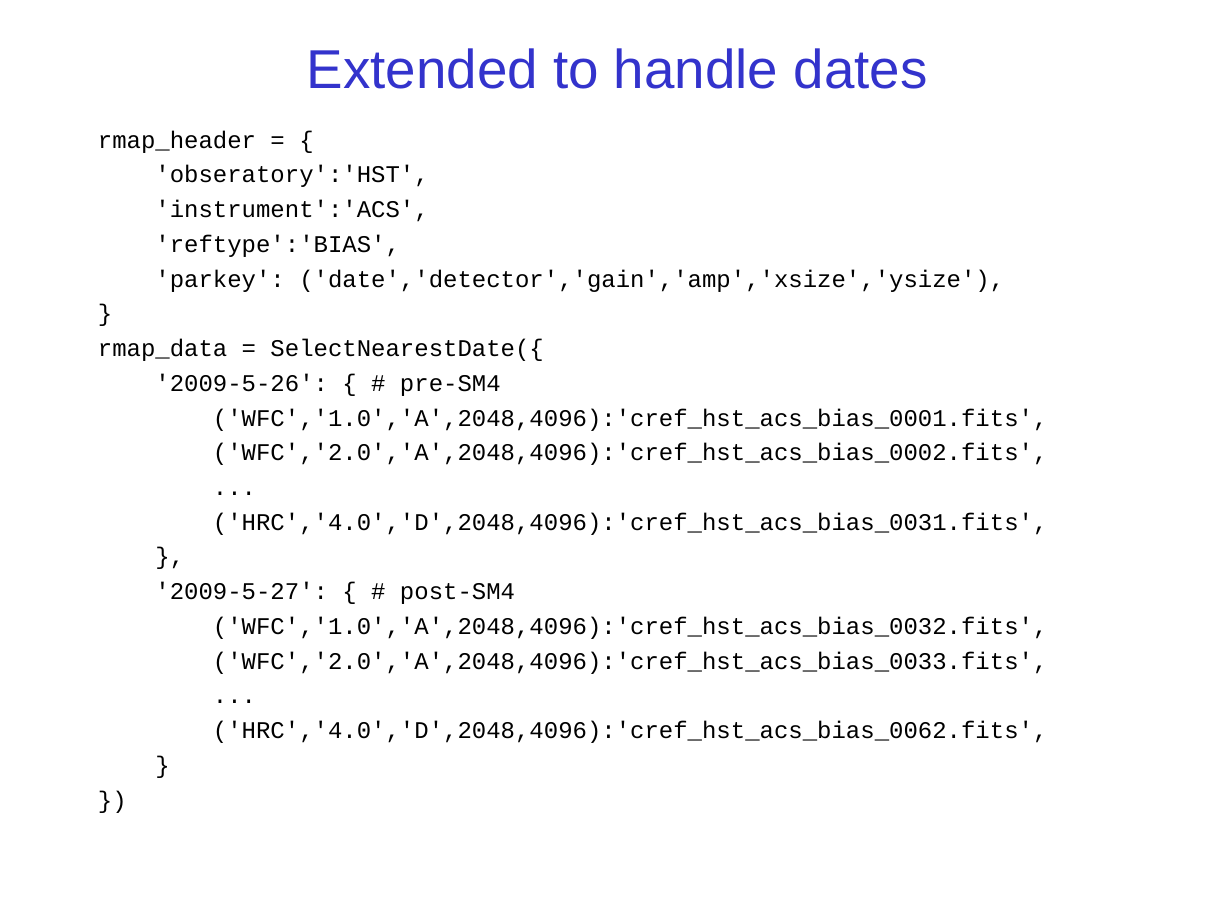
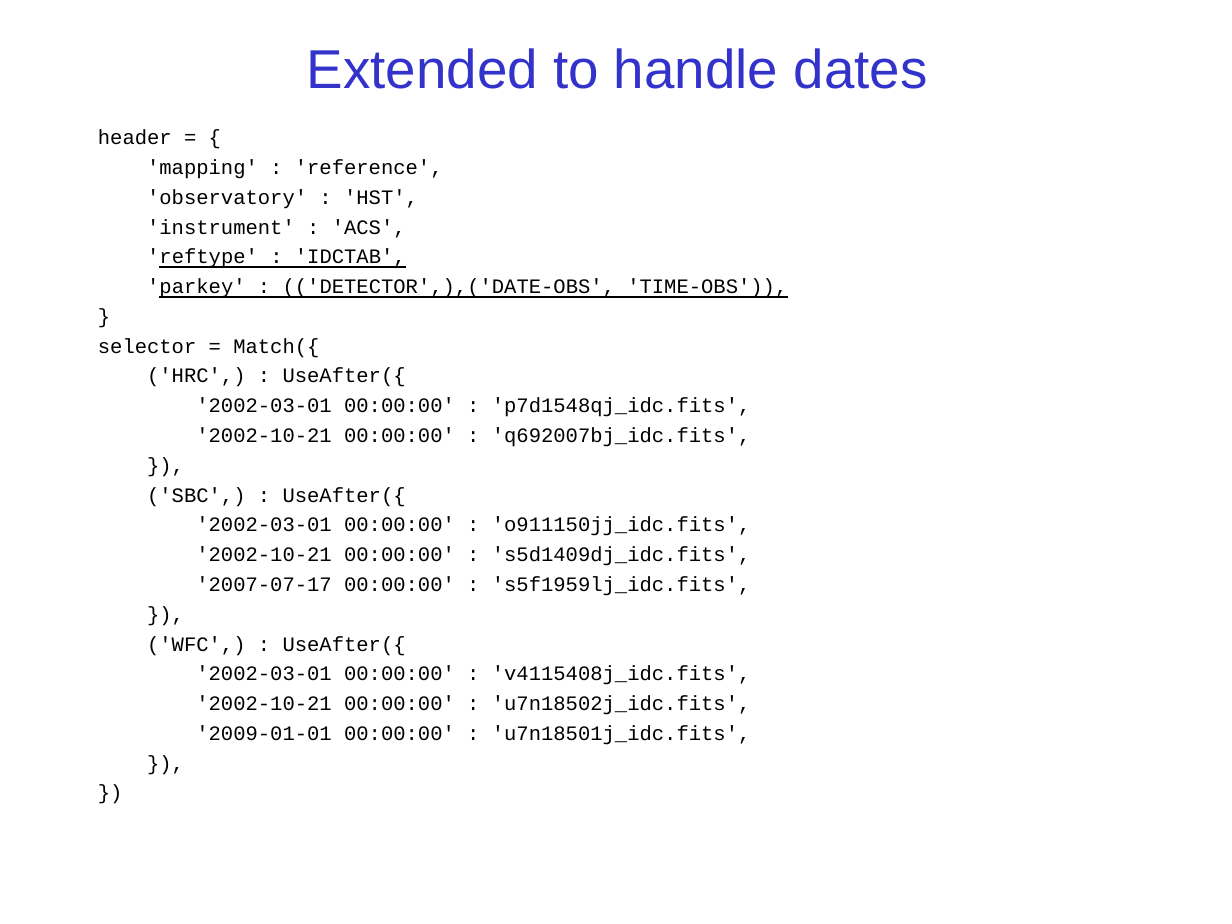
Before and after one commit to spacetelescope/crds, a slide deck: slide 10 of docs/CRDSforACM.ppt. Drawn at 1232x924 pixels with LibreOffice and Linux fonts; fonts in the diff are those of the drawing; background and template pictures are left out. Boxes give left, top, right and bottom in pixels: in the first picture for what was removed or moved away, otherwise in the second. Text is boxed around its words. In the diff, an @@ line names an element or a change of style, - is before the commit and + after.

Commit message:
Updated CRDSforACM presentation for current rmap format.

```diff
--- a/docs/CRDSforACM.ppt
+++ b/docs/CRDSforACM.ppt
@@ text "header = {" at (98, 130, 787, 745): size 14 to 12 pt in "}", "})"; indent changed @@
@@ text at (98, 130, 787, 298): text changed; size 14 to 12 pt @@
-rmap_header = {
-'obseratory':'HST',
-'instrument':'ACS',
-'reftype':'BIAS',
-'parkey': ('date','detector','gain','amp','xsize','ysize'),
+header = {
+'mapping' : 'reference',
+'observatory' : 'HST',
+'instrument' : 'ACS',
+'reftype' : 'IDCTAB',
+'parkey' : (('DETECTOR',),('DATE-OBS', 'TIME-OBS')),
@@ text at (98, 338, 751, 745): text changed; size 14 to 12 pt @@
-rmap_data = SelectNearestDate({
-'2009-5-26': { # pre-SM4
-('WFC','1.0','A',2048,4096):'cref_hst_acs_bias_0001.fits',
-('WFC','2.0','A',2048,4096):'cref_hst_acs_bias_0002.fits',
-...
-('HRC','4.0','D',2048,4096):'cref_hst_acs_bias_0031.fits',
-},
-'2009-5-27': { # post-SM4
-('WFC','1.0','A',2048,4096):'cref_hst_acs_bias_0032.fits',
-('WFC','2.0','A',2048,4096):'cref_hst_acs_bias_0033.fits',
-...
-('HRC','4.0','D',2048,4096):'cref_hst_acs_bias_0062.fits',
-}
+selector = Match({
+('HRC',) : UseAfter({
+'2002-03-01 00:00:00' : 'p7d1548qj_idc.fits',
+'2002-10-21 00:00:00' : 'q692007bj_idc.fits',
+}),
+('SBC',) : UseAfter({
+'2002-03-01 00:00:00' : 'o911150jj_idc.fits',
+'2002-10-21 00:00:00' : 's5d1409dj_idc.fits',
+'2007-07-17 00:00:00' : 's5f1959lj_idc.fits',
+}),
+('WFC',) : UseAfter({
+'2002-03-01 00:00:00' : 'v4115408j_idc.fits',
+'2002-10-21 00:00:00' : 'u7n18502j_idc.fits',
+'2009-01-01 00:00:00' : 'u7n18501j_idc.fits',
+}),
```
Also in this commit, not shown: 7 other slides changed.
